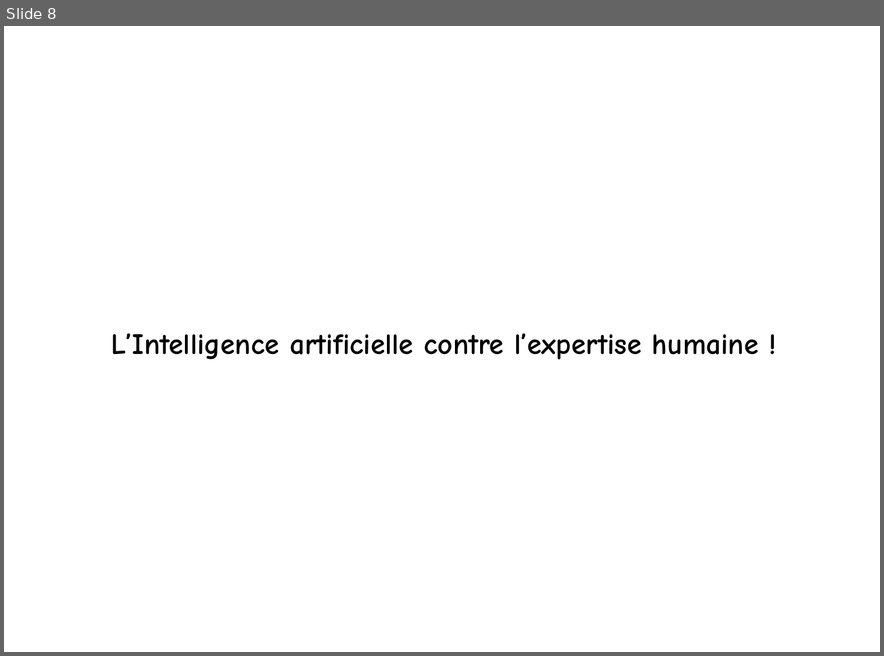
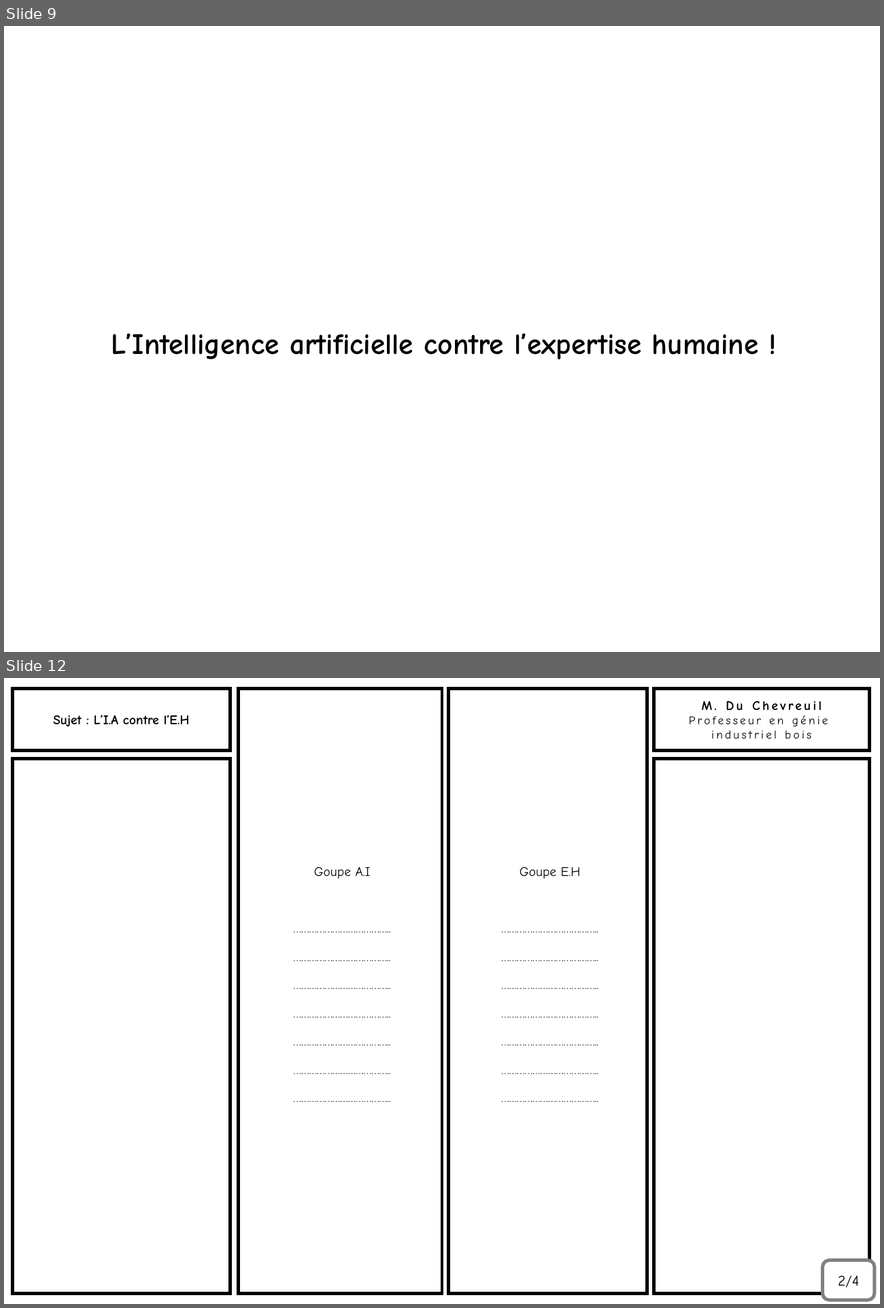
Before and after one commit to kduchevreuil/Cours-Menuiserie, a slide deck: Dossier Support ordi/DOSSIER Support Ordi.pptx. Shown one above the other, each under a label of ours: slide 8 before the commit, slides 9 and 12 after it; the slides between them are not shown. The pictures are 884x656 and 884x1308 pixels, drawn with LibreOffice and Linux fonts; fonts in the diff are those of the drawing. Boxes give left, top, right and bottom in pixels: in the first picture for what was removed or moved away, otherwise in the second. Text is boxed around its words. In the diff, an @@ line names an element or a change of style, - is before the commit and + after.

```diff
--- a/Dossier Support ordi/DOSSIER Support Ordi.pptx
+++ b/Dossier Support ordi/DOSSIER Support Ordi.pptx
@@ slide 12 added at (x1=4, y1=678, x2=880, y2=1304), background #FFFFFF @@
@@ rectangle added at (x1=12, y1=689, x2=230, y2=751), fill #FFFFFF, outline #000000 4.5 pt, 18 pt, text #000000, bold @@
+Sujet : L’I.A contre l’E.H
@@ rectangle added at (x1=238, y1=689, x2=442, y2=1293), fill #FFFFFF, outline #000000 4.5 pt, 16 pt, text #000000 @@
+Goupe A.I
+………………………………..
+………………………………..
+………………………………..
+………………………………..
+………………………………..
+………………………………..
+………………………………..
@@ rectangle added at (x1=449, y1=689, x2=647, y2=1293), fill #FFFFFF, outline #000000 4.5 pt, 16 pt, text #000000 @@
+Goupe E.H
+………………………………..
+………………………………..
+………………………………..
+………………………………..
+………………………………..
+………………………………..
+………………………………..
@@ rectangle added at (x1=653, y1=689, x2=869, y2=751), fill #FFFFFF, outline #000000 4.5 pt, 16 pt, text #000000 @@
+M. Du Chevreuil
+Professeur en génie
+industriel bois
@@ rectangle added at (x1=12, y1=758, x2=230, y2=1293), fill #FFFFFF, outline #000000 4.5 pt @@
@@ rectangle added at (x1=653, y1=758, x2=869, y2=1293), fill #FFFFFF, outline #000000 4.5 pt @@
@@ rounded rectangle added at (x1=823, y1=1260, x2=874, y2=1300), fill #FFFFFF, outline #808080 4.5 pt, 20 pt, text #000000 @@
+2/4
@@ what was slide 8 is now slide 9 @@
```
Also in this commit, not shown: 3 slides changed, 4 other slides added, 1 slide removed, 12 other files.
